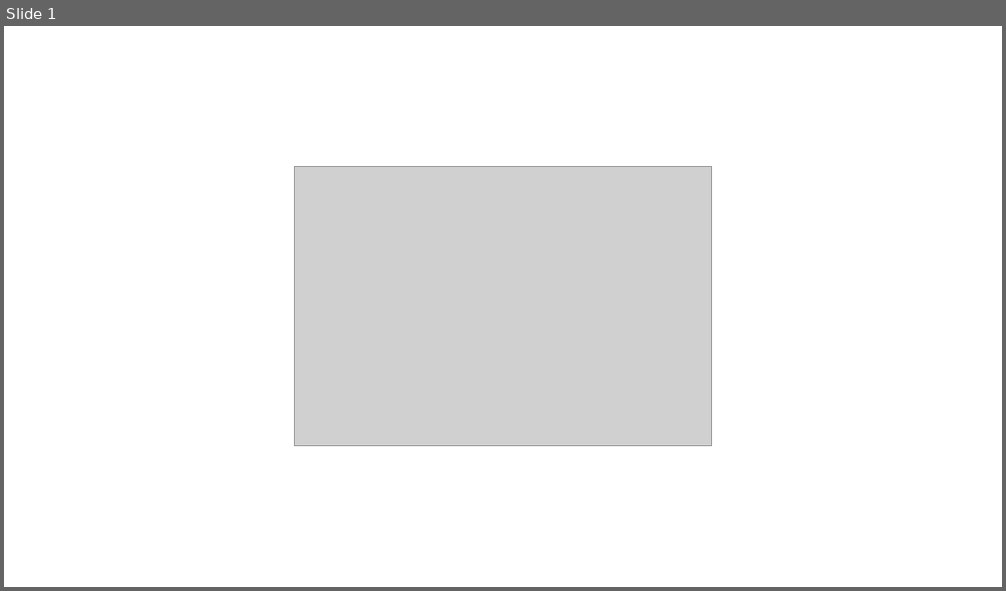
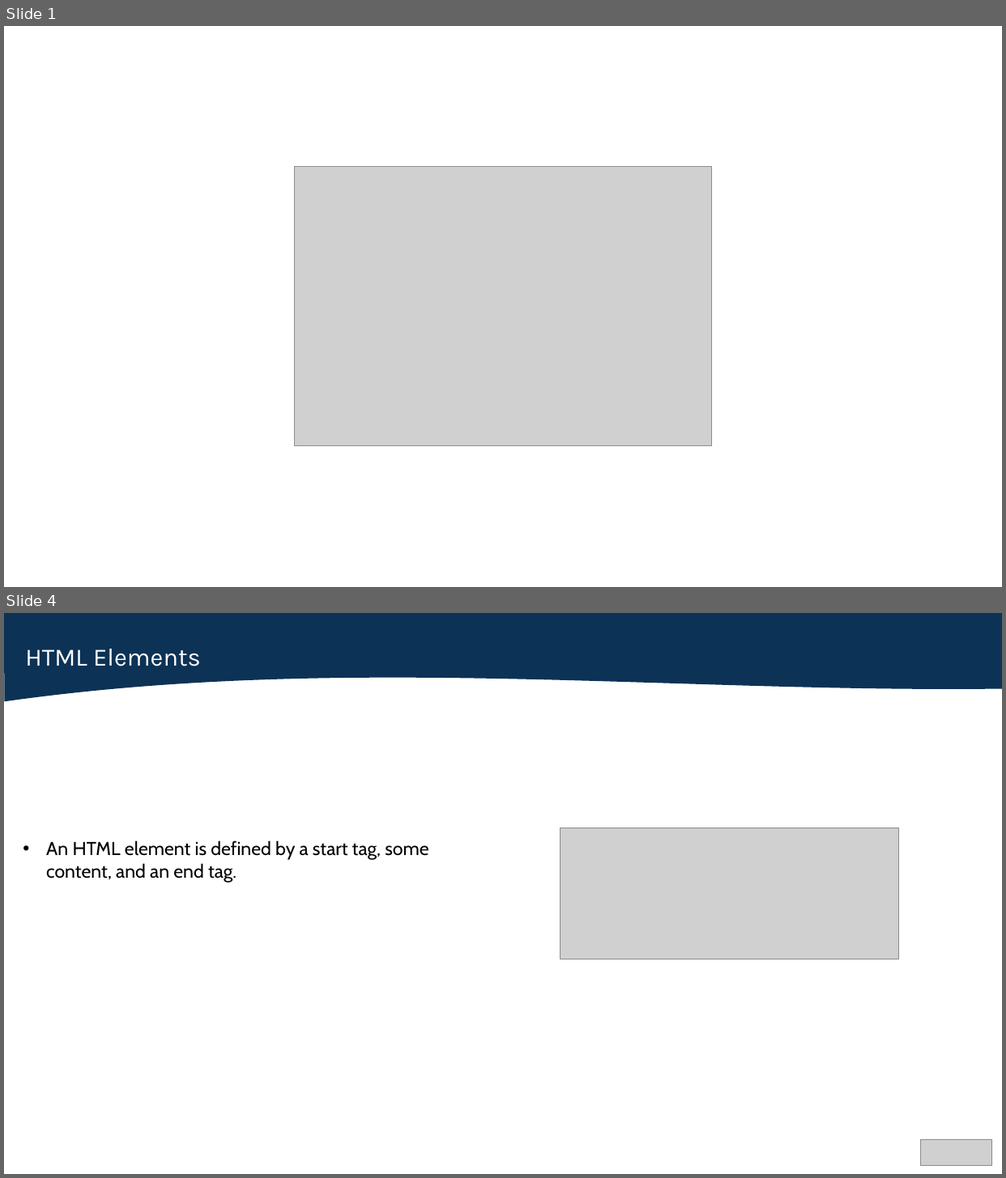
Before and after one commit to Luca-Linh/Odoo-Project, a slide deck: FE_Lesson/Lesson-1.pptx. Shown one above the other, each under a label of ours: slide 1 before the commit, slides 1 and 4 after it; the slides between them are not shown. The pictures are 1006x591 and 1006x1178 pixels, drawn with LibreOffice and Linux fonts; fonts in the diff are those of the drawing; grey boxes stand for pictures. Boxes give left, top, right and bottom in pixels: in the first picture for what was removed or moved away, otherwise in the second. Text is boxed around its words. In the diff, an @@ line names an element or a change of style, - is before the commit and + after.

```diff
--- a/FE_Lesson/Lesson-1.pptx
+++ b/FE_Lesson/Lesson-1.pptx
@@ slide 4 added at (x1=4, y1=613, x2=1002, y2=1174), background #FFFFFF @@
@@ freeform shape added at (x1=4, y1=613, x2=1002, y2=701), fill #0C3255 @@
@@ text added at (x1=25, y1=649, x2=201, y2=666), 24 pt, text #FFFFFF @@
+HTML Elements
@@ picture added at (x1=560, y1=828, x2=898, y2=960) @@
@@ text added at (x1=46, y1=841, x2=428, y2=883), 18 pt, text #000000 @@
+• An HTML element is defined by a start tag, some content, and an end tag.
@@ picture added at (x1=921, y1=1140, x2=992, y2=1165) @@
```
Also in this commit, not shown: 2 slides changed, 11 other slides added.
